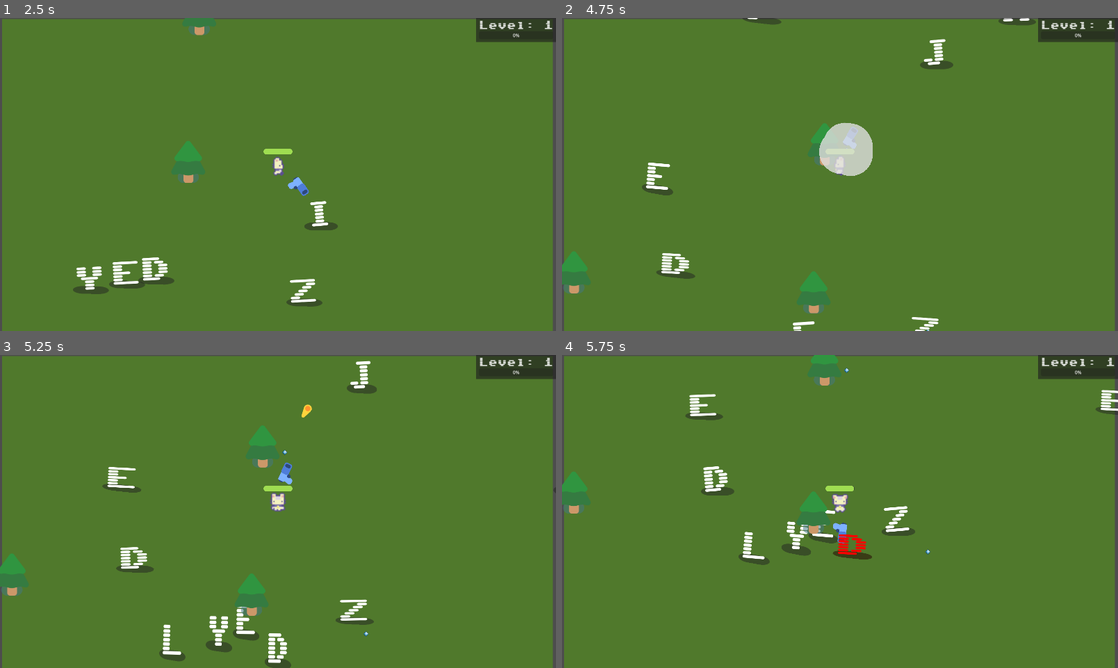
Above: before the commit, frames 1-4 (two rows, left to right).
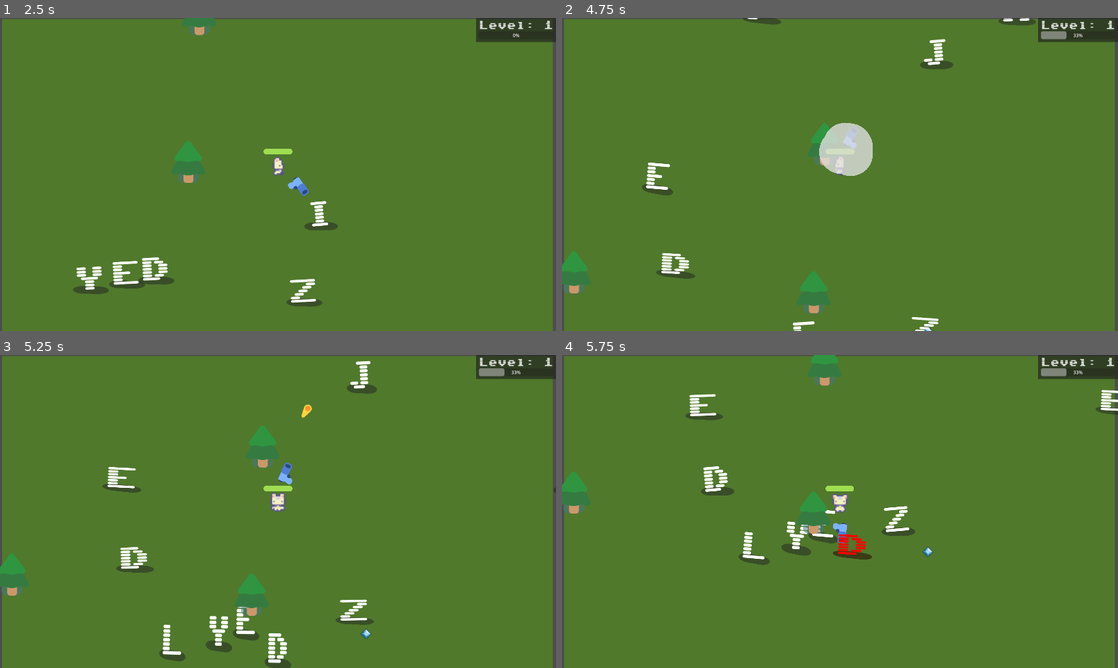
Above: after the commit, the same moments.

Repository: cu-jonas/cozy_cook
Game: Godot game, scene res://main.tscn
Two runs of this game, one before a commit and one after it. Both use one fixed random seed, a clock stepped at 60 frames per second and the inputs below.
Inputs:
- Up to frame 1 (2.5 s): tap Enter at 0.5 s; hold D (move_right) 0.53-1.28 s; hold S (move_down) 1.28-2.03 s; hold D (move_right) from 2.03 s (still down)
- Up to frame 2 (4.75 s): release D (move_right) at 2.78 s; hold W (move_up) 2.78-3.53 s; hold A (move_left) from 3.53 s (still down)
- Up to frame 3 (5.25 s): release A (move_left) at 5.03 s; hold S (move_down) from 5.03 s (still down)
- Up to frame 4 (5.75 s): keep holding S (move_down)

Frame 1 is identical in both runs. In frame 2, 0.1% of the frame differs, in the area x 51-94%, y 4-100%; in frame 3, 0.2%, in the area x 50-94%, y 4-91%; in frame 4, 0.2%.

Commit message:
added pitch changes to xp drops for some fun polish

Diff:
--- a/audio/audio_manager.gd
+++ b/audio/audio_manager.gd
@@ -16,3 +16,14 @@
 	active_sfx = %Sfx.get_node(clip_name)
 	if !active_sfx.playing or playMultiple:
 		active_sfx.play(position)
+
+
+var xp_index := 0
+var pitch_array := [ .8, .9, 1, 1.2, 1.3]
+func play_xp_sfx():
+	active_sfx = %Sfx.get_node("CollectXP")
+	active_sfx.play()
+	active_sfx.pitch_scale = pitch_array[xp_index]
+	xp_index += 1
+	if xp_index >= pitch_array.size():
+		xp_index = 0
--- a/pickups/xp_pickup.gd
+++ b/pickups/xp_pickup.gd
@@ -5,6 +5,6 @@
 
 func _on_body_entered(body: Node2D) -> void:
 	if body.has_method("collect_xp"):
-		AudioManager.play_sfx("CollectXP", 0, true)
+		AudioManager.play_xp_sfx()
 		body.collect_xp(1)
 		queue_free() # remove the xp node
--- a/pickups/xp_pickup.tscn
+++ b/pickups/xp_pickup.tscn
@@ -5,6 +5,21 @@
 
 [sub_resource type="CircleShape2D" id="CircleShape2D_77g8h"]
 radius = 15.1327
+
+[sub_resource type="Animation" id="Animation_ku1ra"]
+length = 0.001
+tracks/0/type = "value"
+tracks/0/imported = false
+tracks/0/enabled = true
+tracks/0/path = NodePath(".:scale")
+tracks/0/interp = 1
+tracks/0/loop_wrap = true
+tracks/0/keys = {
+"times": PackedFloat32Array(0),
+"transitions": PackedFloat32Array(1),
+"update": 0,
+"values": [Vector2(2, 2)]
+}
 
 [sub_resource type="Animation" id="Animation_vunnw"]
 resource_name = "wobble"
@@ -23,21 +38,6 @@
 "values": [Vector2(2, 2), Vector2(1.2, 1.2), Vector2(2, 2)]
 }
 
-[sub_resource type="Animation" id="Animation_ku1ra"]
-length = 0.001
-tracks/0/type = "value"
-tracks/0/imported = false
-tracks/0/enabled = true
-tracks/0/path = NodePath(".:scale")
-tracks/0/interp = 1
-tracks/0/loop_wrap = true
-tracks/0/keys = {
-"times": PackedFloat32Array(0),
-"transitions": PackedFloat32Array(1),
-"update": 0,
-"values": [Vector2(1.64, 1.64)]
-}
-
 [sub_resource type="AnimationLibrary" id="AnimationLibrary_ler7p"]
 _data = {
 &"RESET": SubResource("Animation_ku1ra"),
@@ -45,6 +45,7 @@
 }
 
 [node name="XP_Pickup" type="Area2D"]
+scale = Vector2(2, 2)
 script = ExtResource("1_jcp38")
 
 [node name="CollisionShape2D" type="CollisionShape2D" parent="."]
@@ -52,7 +53,7 @@
 
 [node name="Sprite2D" type="Sprite2D" parent="."]
 z_index = -1
-scale = Vector2(1.64, 1.64)
+scale = Vector2(2, 2)
 texture = ExtResource("2_8jb4b")
 
 [node name="AnimationPlayer" type="AnimationPlayer" parent="Sprite2D"]
